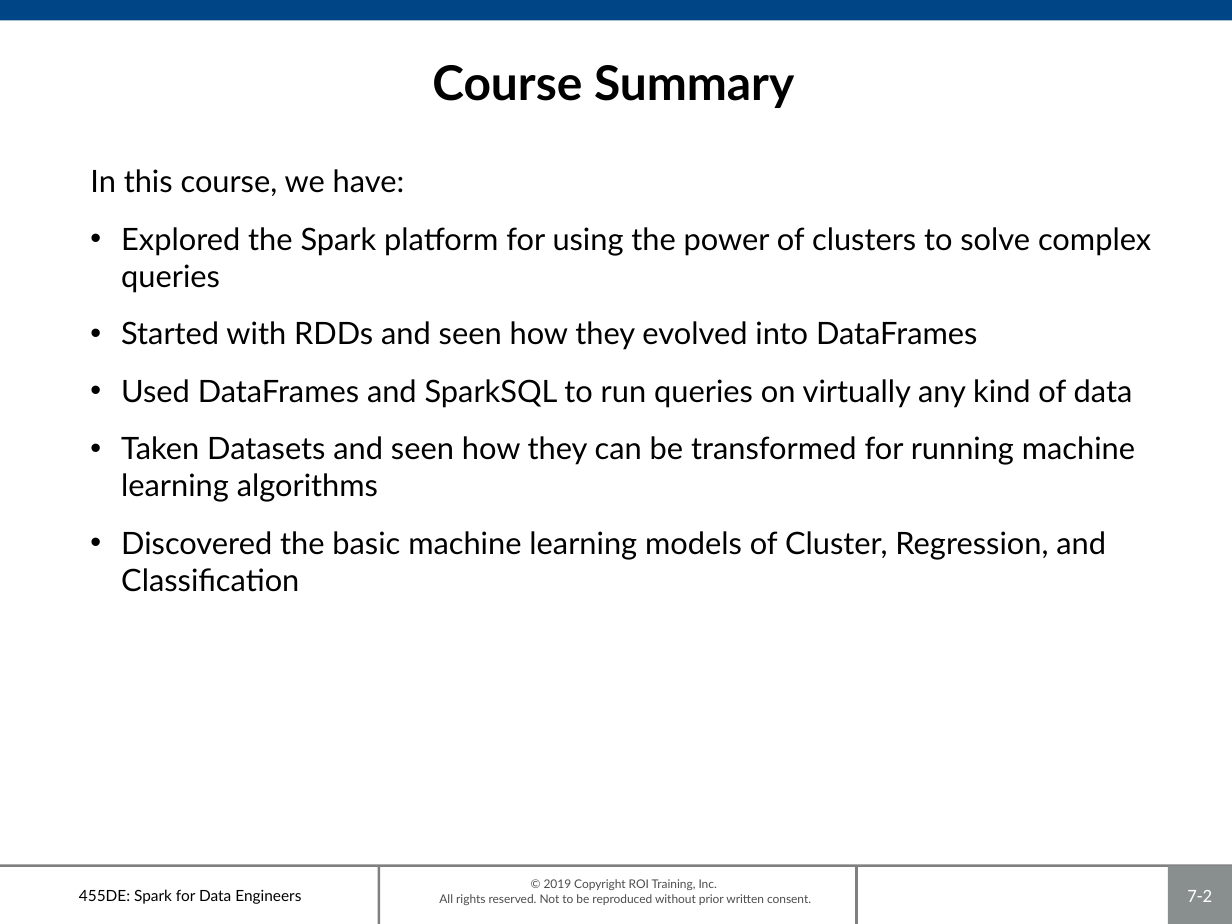
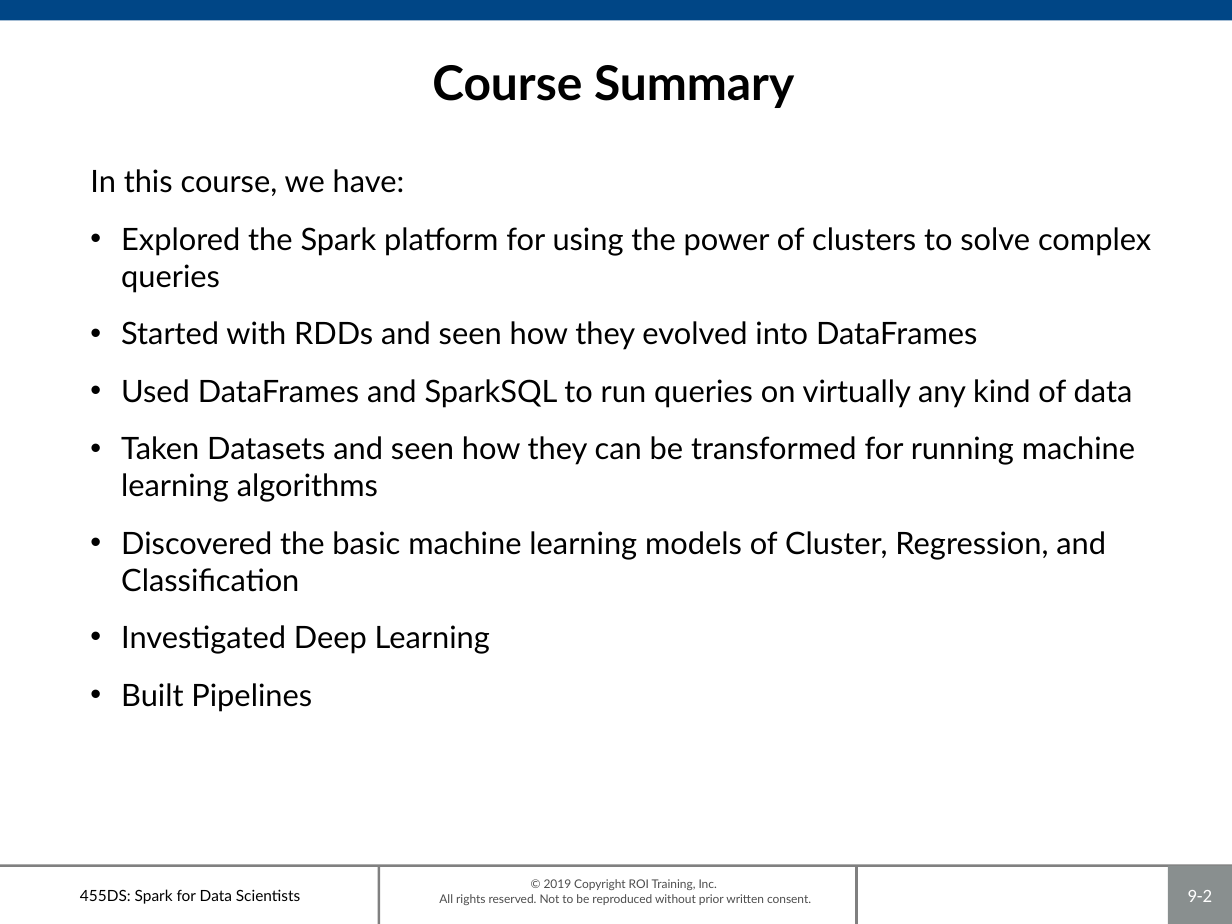
Before and after one commit to roitraining/SparkforDataScientists, a slide deck: slide 2 of 455DS-Ch09_Summary.pptx. Drawn at 1232x924 pixels with LibreOffice and Linux fonts; fonts in the diff are those of the drawing; background and template pictures are left out. Boxes give left, top, right and bottom in pixels: in the first picture for what was removed or moved away, otherwise in the second. Text is boxed around its words. In the diff, an @@ line names an element or a change of style, - is before the commit and + after.

```diff
--- a/455DS-Ch09_Summary.pptx
+++ b/455DS-Ch09_Summary.pptx
@@ text at (121,625,490,712): paragraphs added @@
+• Investigated Deep Learning
+• Built Pipelines
@@ text at (80,889,300,904): text changed @@
-455DE: Spark for Data Engineers
+455DS: Spark for Data Scientists
@@ page number at (1187,890,1212,902): text changed @@
-7-2
+9-2
```
Also in this commit, not shown: 3 other slides changed, 10 other files.
